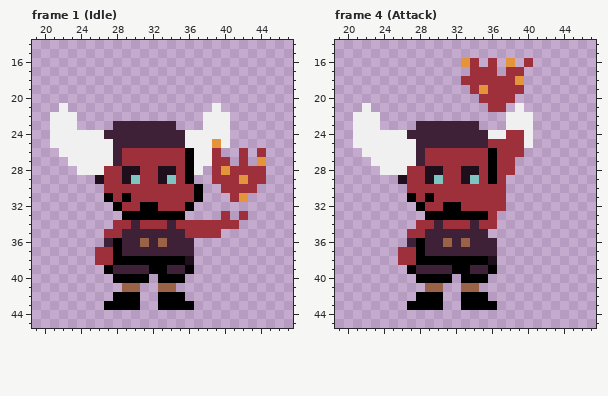
Pixel-art file -- phaser/concepts/spirit-atk-fire.aseprite. Above is the file before it was changed.
64x64 pixels, 6 frames. Shown: frame 1 (Idle): x 19..47, y 14..45; frame 4 (Attack): x 19..47, y 14..45. The commit also changed other frames, which this record leaves out.
After the commit:
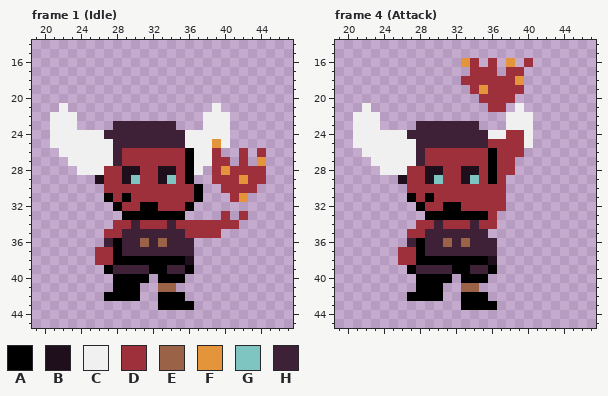
Palette (. is transparent): A #000000  B #1f0e1c  C #f0f0f0  D #9d303b  E #9a6348  F #e4943a  G #7ec4c1  H #3e2137
From the commit log: Changes character perspective
The edit:
{"where": "frame 1 (Idle), layer \"character\""}
{"frame":1,"y":41,"x":28,"old":".EE","new":"AAA"}
{"frame":1,"y":42,"x":27,"old":".","new":"A"}
{"frame":1,"y":43,"x":27,"old":"AAAA","new":"...."}
{"where": "frame 4 (Attack), layer \"character\""}
{"frame":4,"y":41,"x":28,"old":".EE","new":"AAA"}
{"frame":4,"y":42,"x":27,"old":".","new":"A"}
{"frame":4,"y":43,"x":27,"old":"AAAA","new":"...."}
{"label":"changed","picture_box":[104,283,140,310]}
{"label":"changed","picture_box":[407,283,443,310]}
